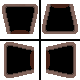
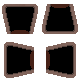
Layer changes from the first 80×80 image to the second:
removed layer "Divider" over [0,0,80,80]
